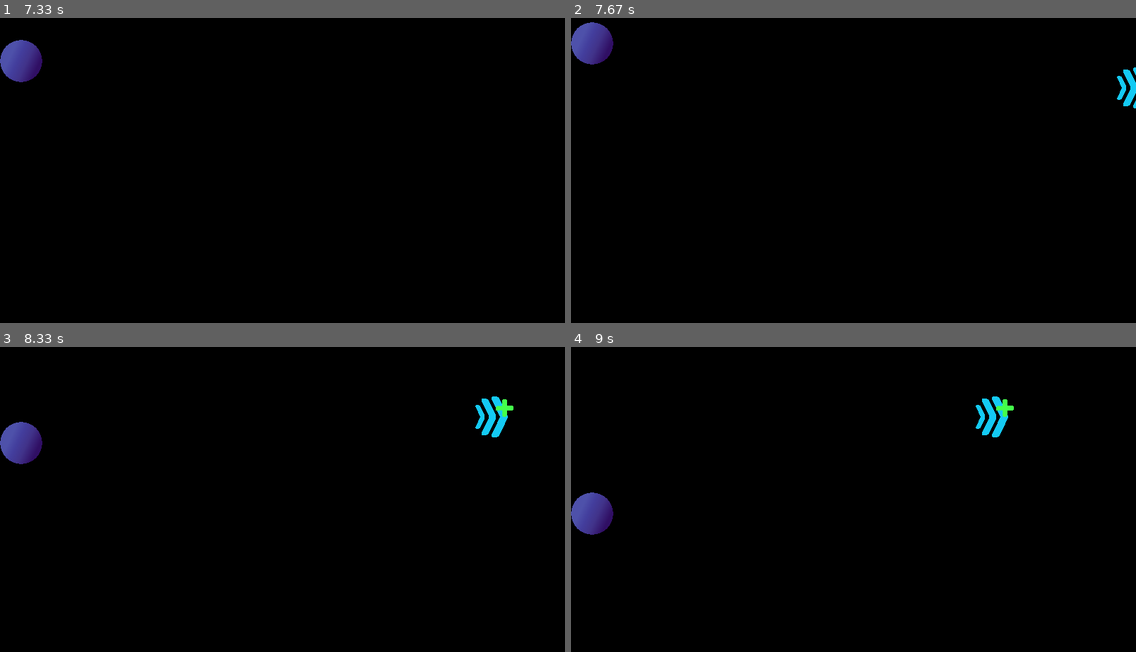
Above: before the commit, frames 1-4 (two rows, left to right).
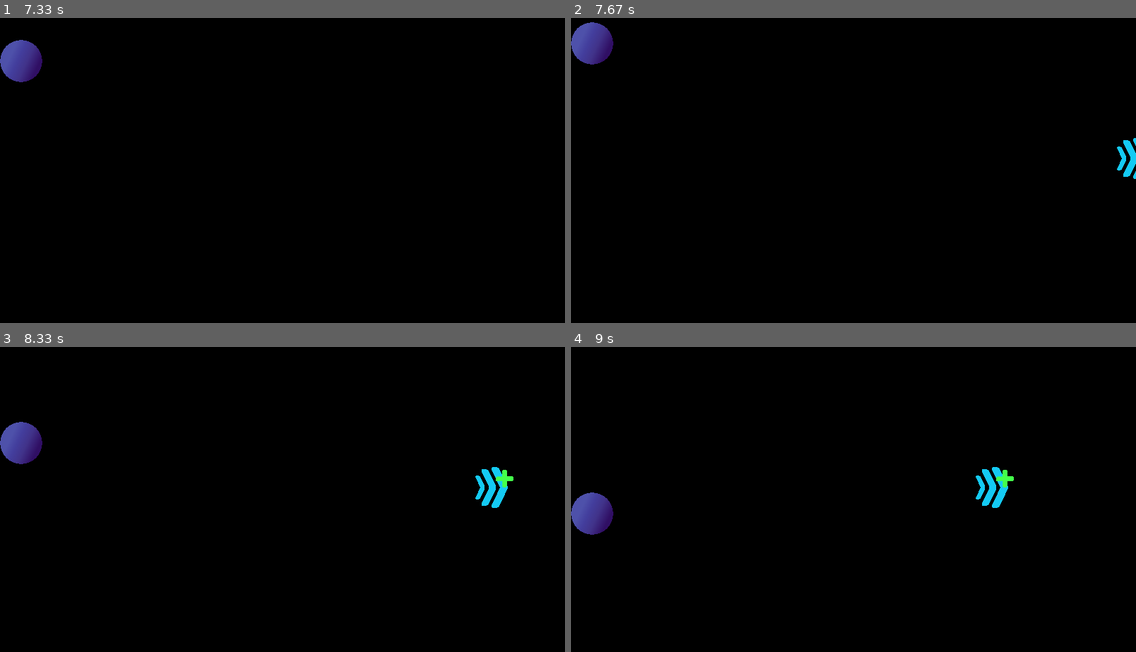
Above: after the commit, the same moments.

Repository: JulianH99/pygame2017
Game: pygame game, started from powerups/main.py
Same seed, same stepped clock (60 frames per second), same inputs: the game is played once before the commit and once after it.
Inputs:
- Up to frame 1 (7.33 s): no input
- Up to frame 2 (7.67 s): no input
- Up to frame 3 (8.33 s): no input
- Up to frame 4 (9 s): no input

Frame 1 is identical in both runs. In frame 2, 0.5% of the frame differs, in the area x 96-100%, y 16-53%; in frame 3, 0.9%, in the area x 84-91%, y 16-53%; in frame 4, 0.9%.

Commit message:
Arreglado bug al generar powerups que los dejaba por encima de los limites en y. Arreglada la resolucion de las imagenes del puntaje

Diff:
--- a/powerups/classes/powerup.py
+++ b/powerups/classes/powerup.py
@@ -16,7 +16,7 @@
 
         self.effect = effect
         pygame.sprite.Sprite.__init__(self)
-        self.y_limit = limits[1] - 100
+        self.y_limit = limits[1]
         self.x_limit = limits[0]
 
         self.image = pygame.image.load(effect.image).convert()
Binary file changed: powerups/img/lessscore.png
Binary file changed: powerups/img/morescore.png
